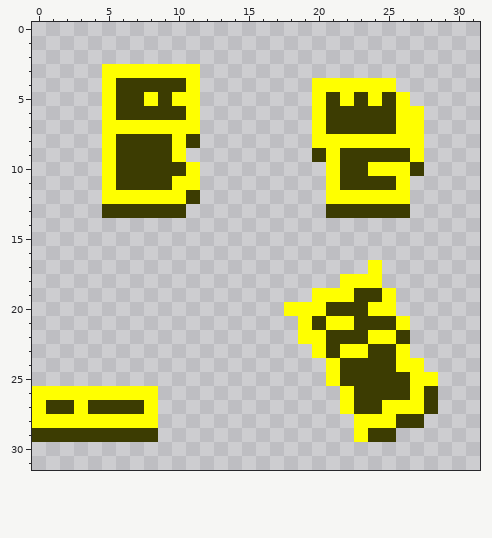
Pixel-art sprite, stored at assets/texture/shooter_body.png. Above: the version before the commit.
The file is 32x32 pixels.
And afterwards:
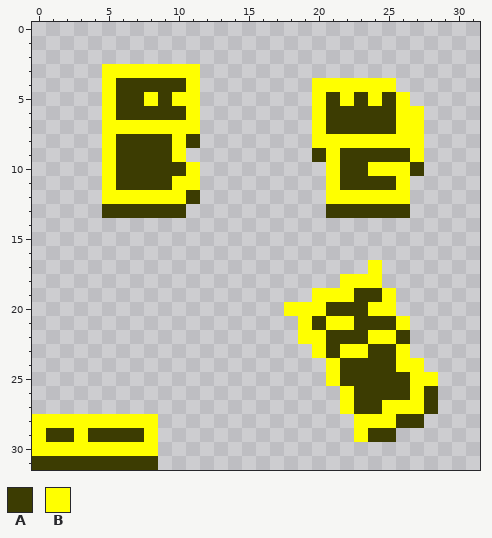
Palette (. is transparent): A #3c3c02  B #ffff00
Changes in this commit:
@@ x 0..10 @@
 25 ...........
-26 BBBBBBBBB..
-27 BAABAAAAB..
+26 ...........
+27 ...........
 28 BBBBBBBBB..
-29 AAAAAAAAA..
-30 ...........
-31 ...........
+29 BAABAAAAB..
+30 BBBBBBBBB..
+31 AAAAAAAAA..
